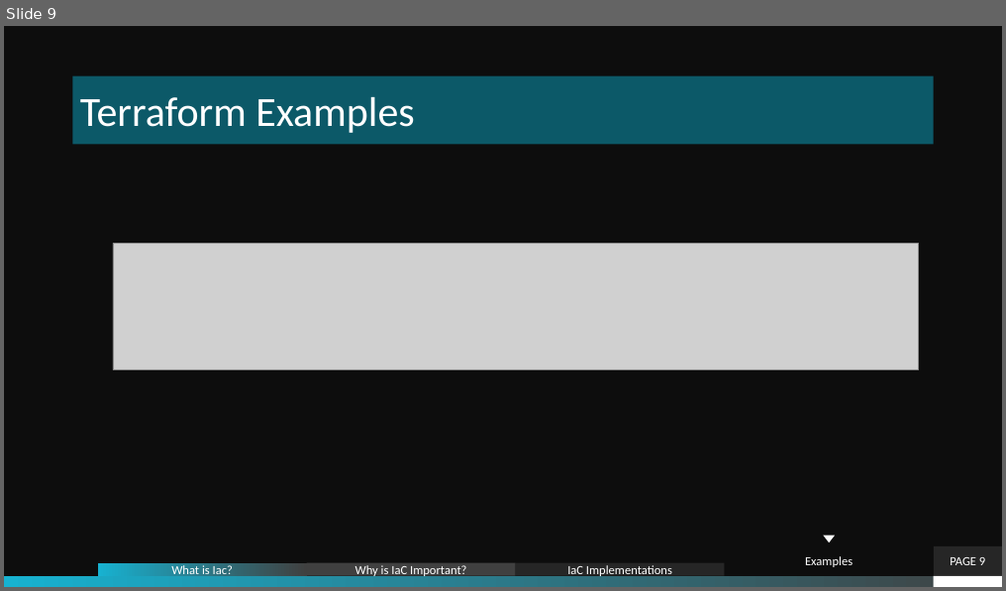
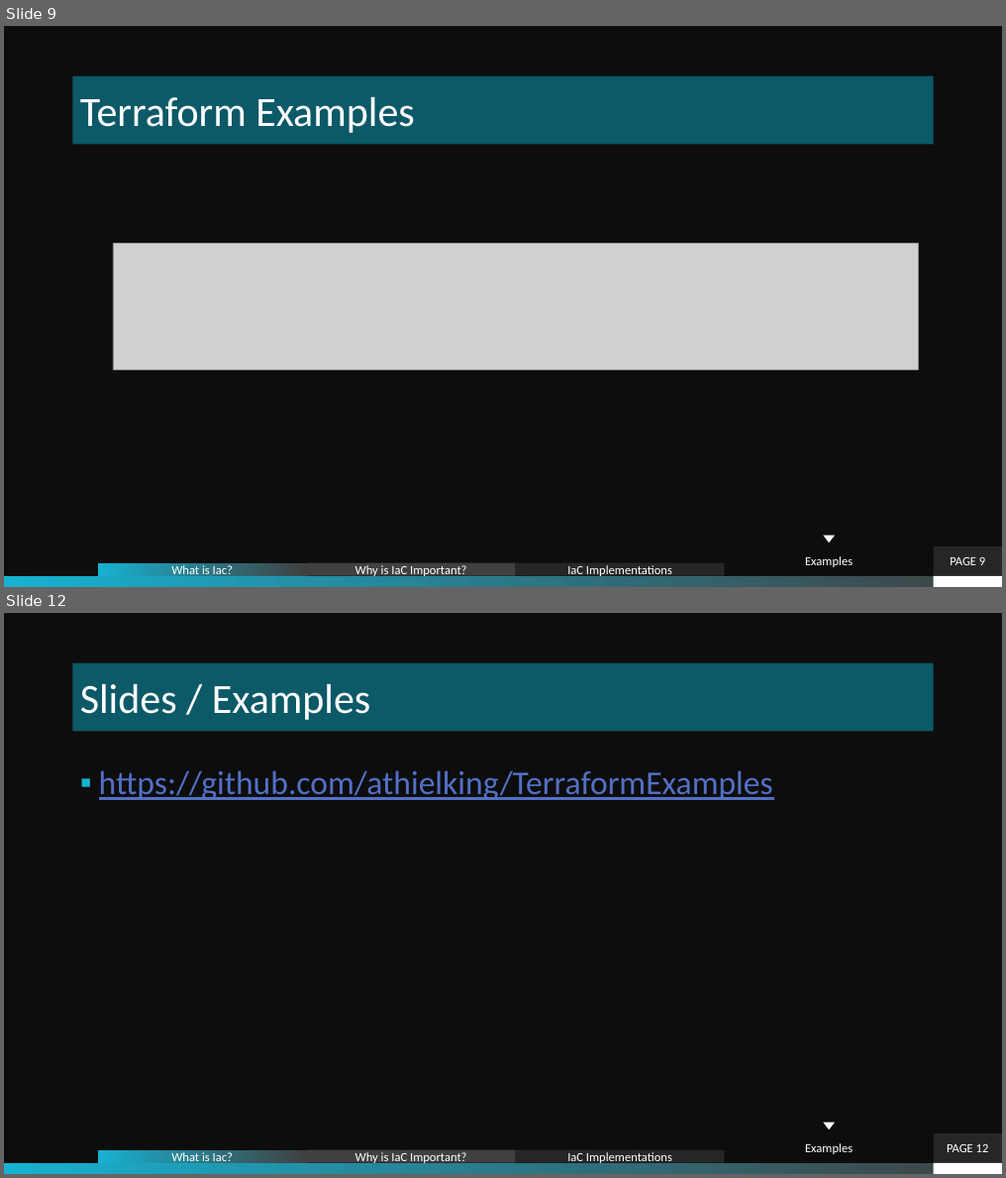
Before and after one commit to athielking/TerraformExamples, a slide deck: presentation/IaC_Terraform.pptx. Shown one above the other, each under a label of ours: slide 9 before the commit, slides 9 and 12 after it; the slides between them are not shown. The pictures are 1006x591 and 1006x1178 pixels, drawn with LibreOffice and Linux fonts; fonts in the diff are those of the drawing; grey boxes stand for pictures; background and template pictures are left out. Boxes give left, top, right and bottom in pixels: in the first picture for what was removed or moved away, otherwise in the second. Text is boxed around its words. In the diff, an @@ line names an element or a change of style, - is before the commit and + after.

```diff
--- a/presentation/IaC_Terraform.pptx
+++ b/presentation/IaC_Terraform.pptx
@@ slide 12 added at (4, 613, 1002, 1174), background picture (left out); not listed: 2 template elements that a slide beside it also shows @@
@@ title added at (73, 663, 934, 731), fill #0C5968, 40 pt, text #FFFFFF @@
+Slides / Examples
@@ text added at (99, 770, 773, 800), 32 pt, text #5370C5, underline @@
+▪ https://github.com/athielking/TerraformExamples
@@ rectangle added at (725, 1134, 934, 1163), fill #0D0D0D, 12 pt, text #FFFFFF @@
+Examples
@@ triangle added at (823, 1123, 835, 1131), fill #FFFFFF @@
@@ page number added at (934, 1134, 1002, 1163), fill #262626, 12 pt, text #FFFFFF @@
+PAGE 12
@@ rectangle added at (98, 1151, 307, 1163), fill gradient #17B2D1 to #404040, 12 pt, text #FFFFFF @@
+What is Iac?
@@ rectangle added at (307, 1151, 515, 1163), fill #404040, 12 pt, text #FFFFFF @@
+Why is IaC Important?
@@ rectangle added at (515, 1151, 724, 1163), fill #262626, 12 pt, text #FFFFFF @@
+IaC Implementations
```
Also in this commit, not shown: 2 slides changed, 1 other slide added.
